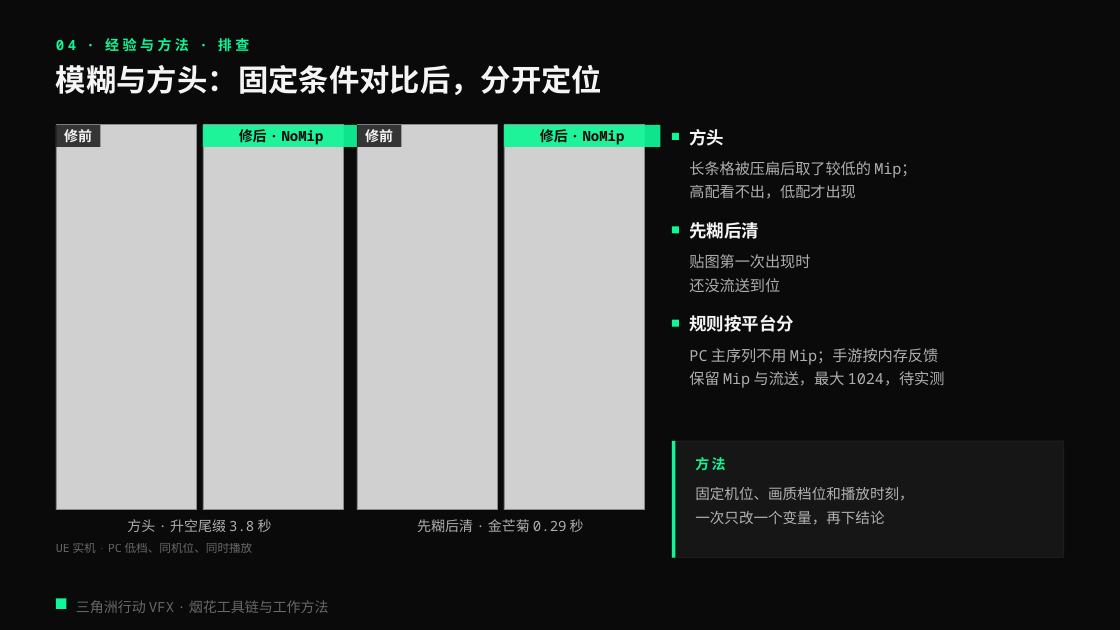
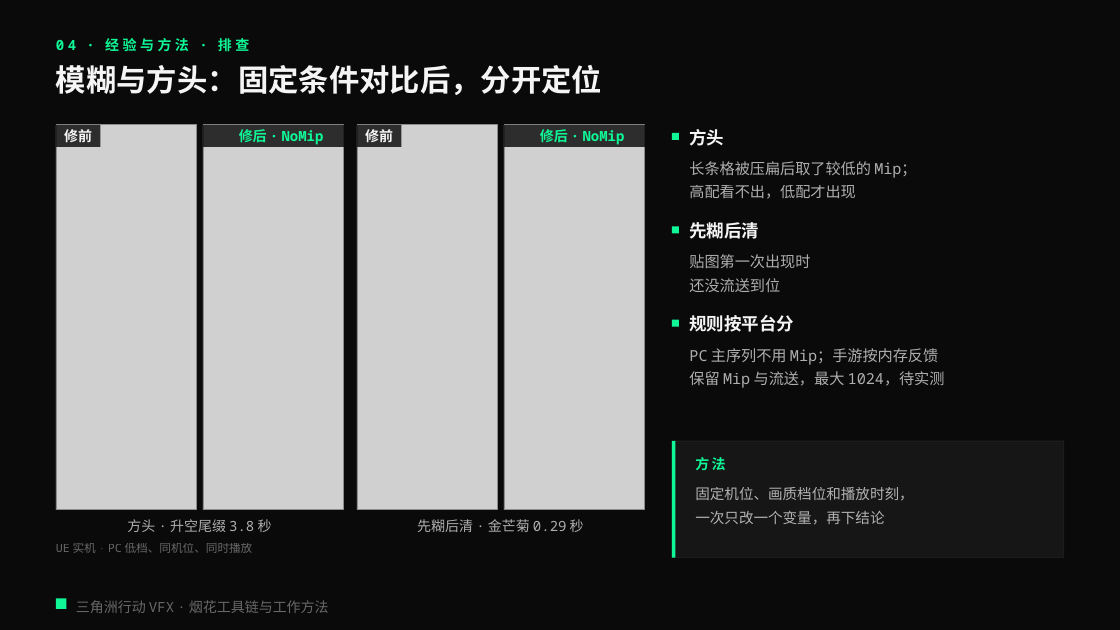
Before and after one commit to loccmaiii-lang/FireWorksLab, a slide deck: slide 20 of 协作/提示词/分享PPT交接_2026-10-29/第三版交付/烟花秀AI全流程_第三版.pptx. Drawn at 1120x630 pixels with LibreOffice and Linux fonts; fonts in the diff are those of the drawing; grey boxes stand for pictures. Boxes give left, top, right and bottom in pixels: in the first picture for what was removed or moved away, otherwise in the second. Text is boxed around its words. In the diff, an @@ line names an element or a change of style, - is before the commit and + after.

```diff
--- a/协作/提示词/分享PPT交接_2026-10-29/第三版交付/烟花秀AI全流程_第三版.pptx
+++ b/协作/提示词/分享PPT交接_2026-10-29/第三版交付/烟花秀AI全流程_第三版.pptx
@@ text "修后 · NoMip" at (239, 129, 324, 145): text colour #0A0A0A to #0FF796 @@
@@ rectangle at (203, 125, 360, 147): fill #0FF796 at 92% opacity to #0A0A0A at 82% opacity @@
@@ rectangle at (357, 125, 402, 147): fill #0A0A0A at 78% opacity to #0A0A0A at 82% opacity @@
@@ text "修后 · NoMip" at (540, 129, 625, 145): text colour #0A0A0A to #0FF796 @@
@@ rectangle at (504, 125, 660, 147): fill #0FF796 at 92% opacity to #0A0A0A at 82% opacity @@
```
Also in this commit, not shown: 10 other slides changed, 11 other files.
